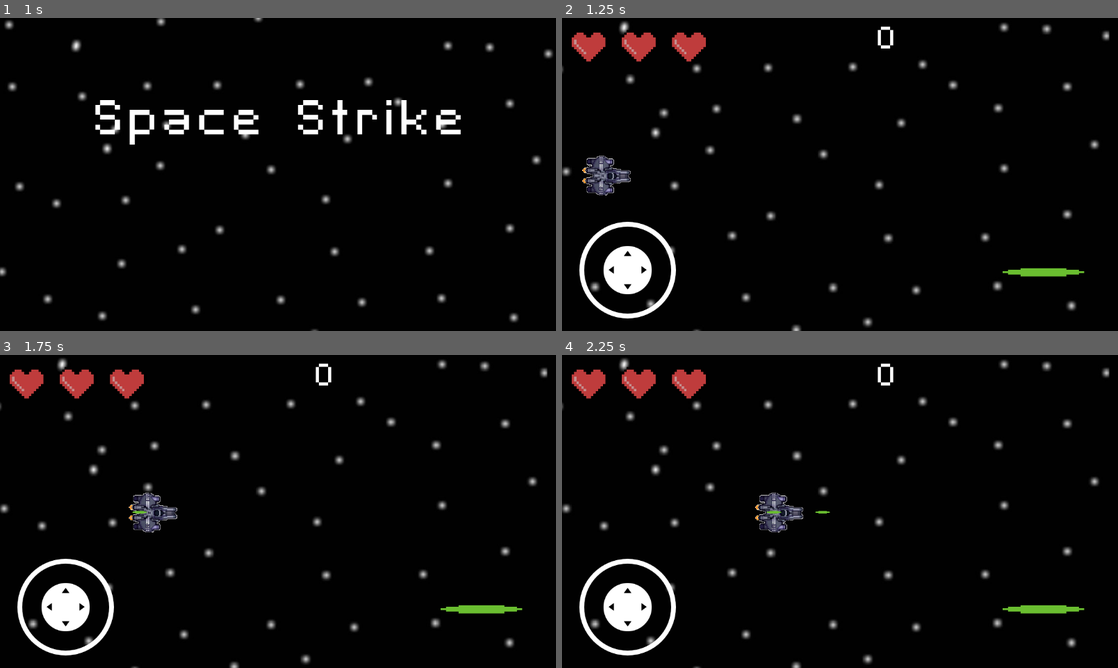
Above: before the commit, frames 1-4 (two rows, left to right).
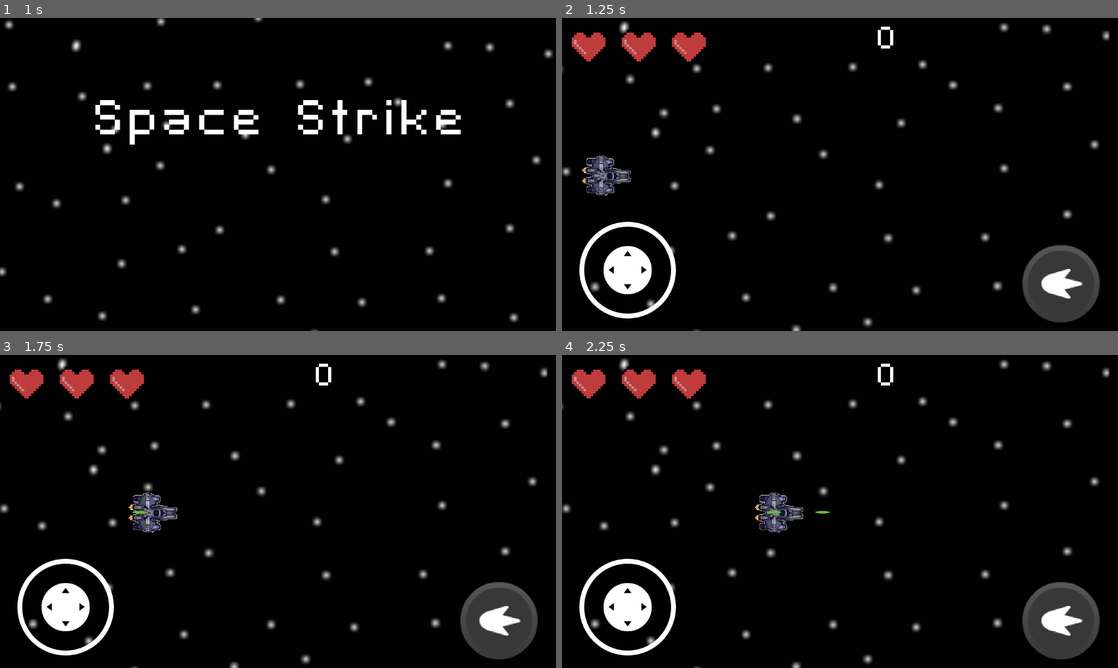
Above: after the commit, the same moments.

Repository: cofeek-codes/Space-Strike
Game: Godot game, scene res://scenes/ui/main_menu.tscn
Two runs of this game, one before a commit and one after it. Both use one fixed random seed, a clock stepped at 60 frames per second and the inputs below.
Inputs (mouse positions are in pixels of both pictures, inside the frame that each line leads up to):
- Up to frame 1 (1 s): click (294, 243) at 0.5 s
- Up to frame 2 (1.25 s): no input
- Up to frame 3 (1.75 s): move the mouse to (400, 495) at 1.27 s; hold Right (move_right) from 1.28 s (still down); click (400, 495) at 1.35 s
- Up to frame 4 (2.25 s): release Right (move_right) at 2 s; drag from (728, 527) to (812, 574) at 2.02 s

Frame 1 is identical in both runs. In frame 2, 2.8% of the frame differs, in the area x 79-97%, y 72-98%; in frame 3, 2.8%; in frame 4, 2.8%.

Commit message:
shoot button added

Diff:
--- a/scenes/main/game.tscn
+++ b/scenes/main/game.tscn
@@ -6,10 +6,11 @@
 [ext_resource type="PackedScene" uid="uid://d2xckmbbw3qnl" path="res://scenes/game_ui/healthbar.tscn" id="4_ms05x"]
 [ext_resource type="PackedScene" uid="uid://cy6ltlhn2n88p" path="res://scenes/game_ui/score.tscn" id="5_14cxf"]
 [ext_resource type="PackedScene" uid="uid://c2bhjngjwt03b" path="res://scenes/game_ui/mobileJoystick.tscn" id="6_em1bs"]
-[ext_resource type="Texture2D" uid="uid://dacrwwvh3m1xd" path="res://assets/player/bullet.png" id="7_0rn35"]
+[ext_resource type="Texture2D" uid="uid://db68nvbg72hmp" path="res://assets/ui/game_ui/shoot_button_normal.png" id="7_kjrfb"]
+[ext_resource type="Texture2D" uid="uid://dcdngkvmbldt2" path="res://assets/ui/game_ui/shoot_button_pressed.png" id="8_se30j"]
 
-[sub_resource type="CircleShape2D" id="CircleShape2D_kjrfb"]
-radius = 18.4
+[sub_resource type="CircleShape2D" id="CircleShape2D_ktwa8"]
+radius = 40.42
 
 [node name="Game" type="Node2D"]
 
@@ -59,9 +60,10 @@
 offset_bottom = 1020.0
 
 [node name="MobileShootButton" type="TouchScreenButton" parent="."]
-position = Vector2(913, 469)
-scale = Vector2(5.28125, 3.46875)
-texture_normal = ExtResource("7_0rn35")
-shape = SubResource("CircleShape2D_kjrfb")
+position = Vector2(954, 470)
+scale = Vector2(2, 2)
+texture_normal = ExtResource("7_kjrfb")
+texture_pressed = ExtResource("8_se30j")
+shape = SubResource("CircleShape2D_ktwa8")
 action = "shoot"
 visibility_mode = 1
Binary file added: assets/ui/game_ui/shoot_button_normal.png
Not shown, added: assets/ui/game_ui/shoot_button_normal.png.import
Binary file added: assets/ui/game_ui/shoot_button_pressed.png
Not shown, added: assets/ui/game_ui/shoot_button_pressed.png.import
Not shown: 1 places in scenes/main/game.tscn that only renumber resources
